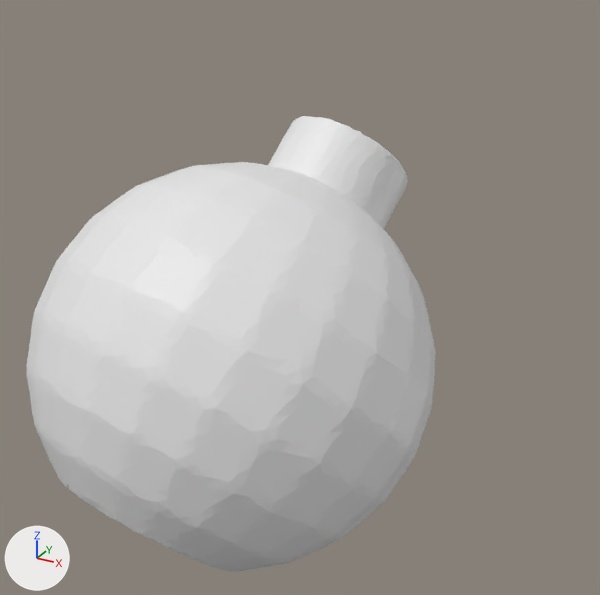
One commit to the OBJ model dataset/fix/e_data/train_mesh/out_0_0_0.obj: the scene before it, then after it.
Before and after are seen from a 50 mm camera at (0.344, -0.503, 0.269) aimed at (0.05, 0.032, 0.002). Lighting does not change. The marker at lower left points along +X, +Y and +Z. Where no turn or scale is listed for an object, it has been applied to the vertices.

In view in the first picture: 'out_0_0_0'.
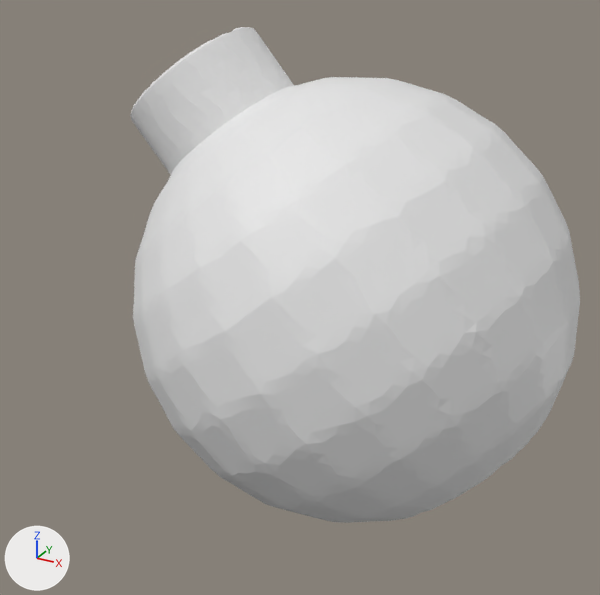
Location of each change, (x1, y1, x2, y2) in pixels of the pictures (600 x 595 px):
'out_0_0_0', reshaped (10% wider, 9% taller)
    before: (26, 116, 436, 572)
    after: (130, 27, 580, 523)

The change in detail:
me_out_0_0_0 has 15378 vertices, 30756 faces and spans x -0.128..0.178, y -0.18..0.139, z -0.189..0.14.
me_out_0_0_0 is used by ob_out_0_0_0; location (0.0, 0.0, 0.0).
me_out_0_0_0 part 1: the loose piece of 10376 vertices spanning x -0.128..0.178, y -0.18..0.139, z -0.189..0.14 is multiplied about its middle by the matrix ((0.422, -0.032, -1.112), (-0.964, 0.583, -0.383), (0.555, 1.037, 0.181)), then moved by (0.036, 0.101, 0.02).
